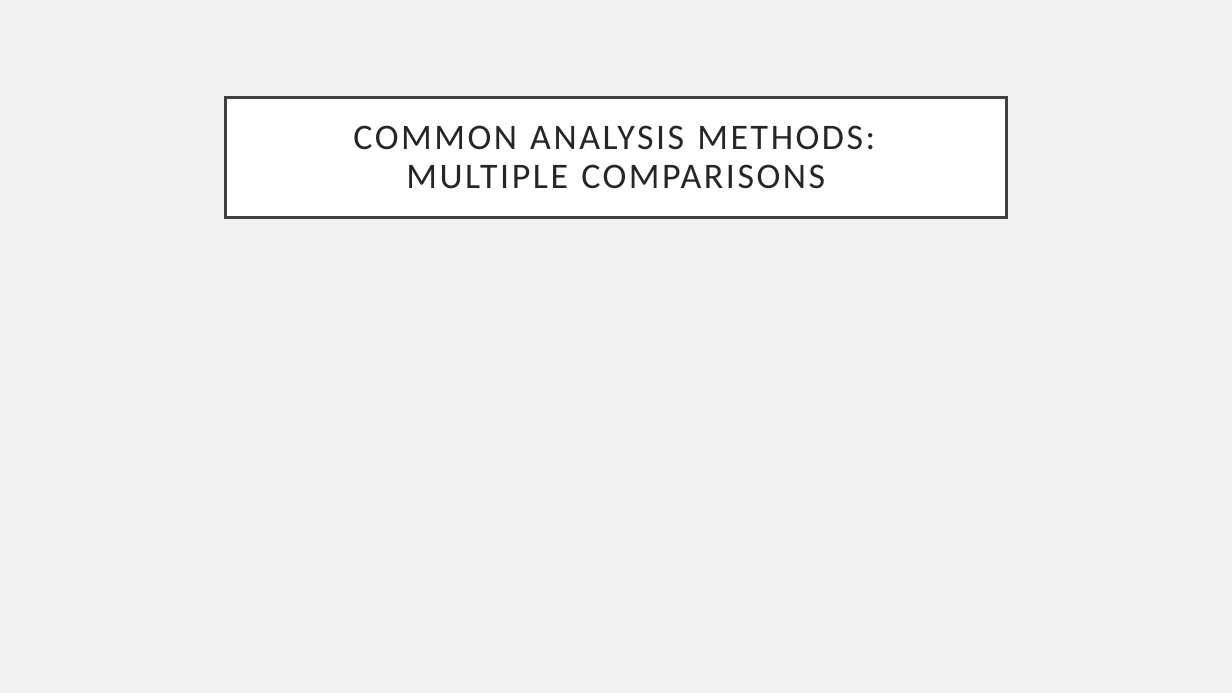
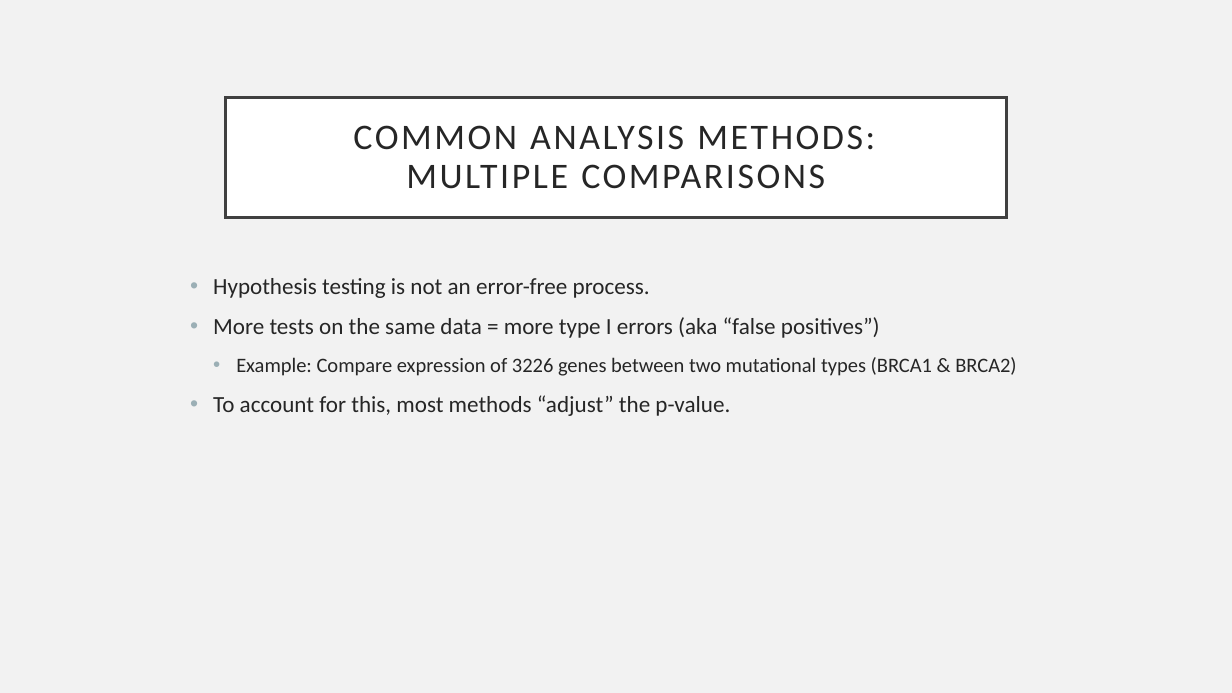
Before and after one commit to eholdmore/StatsForCompBio, a slide deck: slide 40 of Stats-for-Comp-Bio.pptx (slide 39 before the commit). Drawn at 1232x693 pixels with LibreOffice and Linux fonts; fonts in the diff are those of the drawing. Boxes give left, top, right and bottom in pixels: in the first picture for what was removed or moved away, otherwise in the second. Text is boxed around its words. In the diff, an @@ line names an element or a change of style, - is before the commit and + after.

```diff
--- a/Stats-for-Comp-Bio.pptx
+++ b/Stats-for-Comp-Bio.pptx
@@ text added at (x1=213, y1=278, x2=1016, y2=416), 18 pt, text #262626 @@
+• Hypothesis testing is not an error-free process.
+• More tests on the same data = more type I errors (aka “false positives”)
+  • Example: Compare expression of 3226 genes between two mutational types (BRCA1 & BRCA2)
+• To account for this, most methods “adjust” the p-value.
```
Also in this commit, not shown: 3 other slides changed, 2 slides added, 3 other files.
